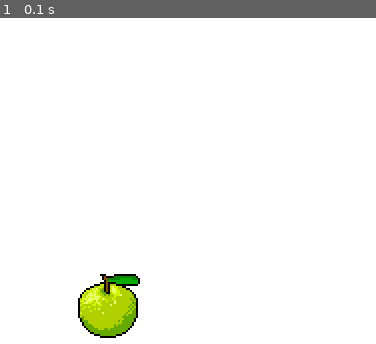
Above: before the commit, frame 1.
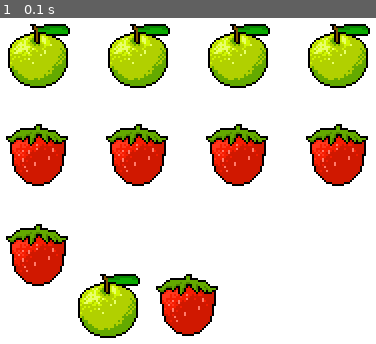
Above: after the commit, the same moment.

Repository: lawrence-ivan-reyes/pygame-tutorial
Game: pygame game, started from game.py
The game is run twice, just before and just after one commit, with the same random seed, the same clock (stepped at 60 frames per second) and the same inputs.
Inputs:
- Up to frame 1 (0.1 s): no input

The runs differ from the first frame. In frame 1, 23% of the frame differs, in the area x 1-99%, y 1-98%.

Commit message:
instantiated another GameObject to create strawberry and added for loop in main game loop for pt 2 challenge 2

Diff:
--- a/game.py
+++ b/game.py
@@ -14,6 +14,19 @@
         screen.blit(self.surf, (self.x, self.y))
 
 apple = GameObject(120, 300, './images/apple.png')
+strawberry = GameObject(200, 300, './images/strawberry.png')
+
+objects = [
+    GameObject(50, 50, './images/apple.png'),
+    GameObject(150, 50, './images/apple.png'),
+    GameObject(250, 50, './images/apple.png'),
+    GameObject(350, 50, './images/apple.png'),
+    GameObject(50, 150, './images/strawberry.png'),
+    GameObject(150, 150, './images/strawberry.png'),
+    GameObject(250, 150, './images/strawberry.png'),
+    GameObject(350, 150, './images/strawberry.png'),
+    GameObject(50, 250, './images/strawberry.png')
+]
 
 running = True
 while running:
@@ -24,6 +37,10 @@
     screen.fill((255, 255, 255))
 
     apple.render(screen)
+    strawberry.render(screen)
+
+    for obj in objects:
+        obj.render(screen) # added to render every GameObject in the list for challegne 2
 
     pygame.display.flip()
 
